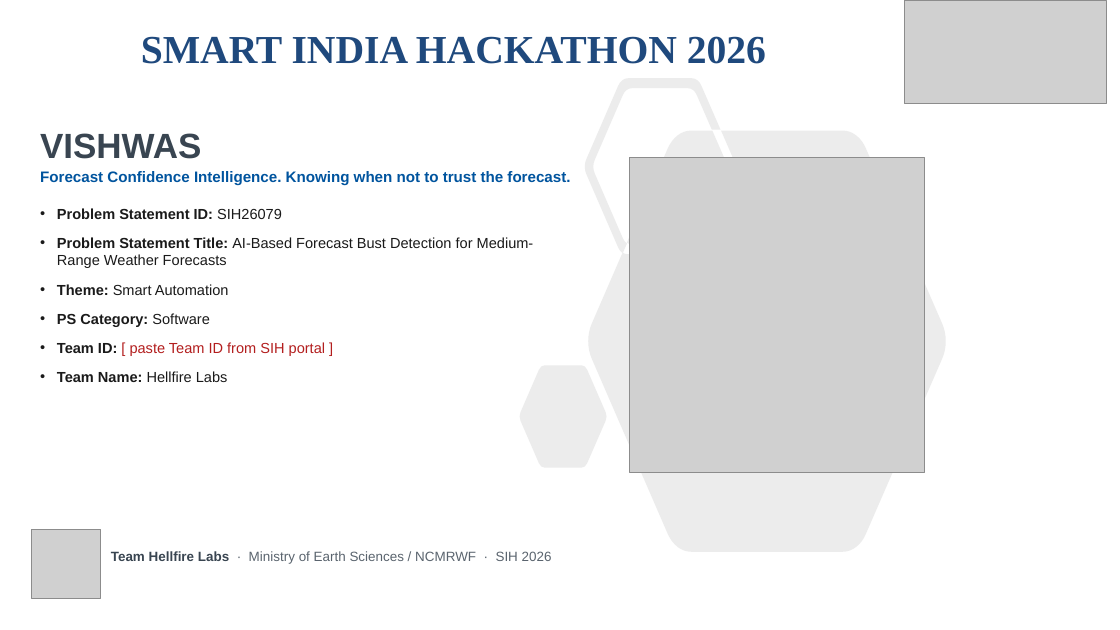
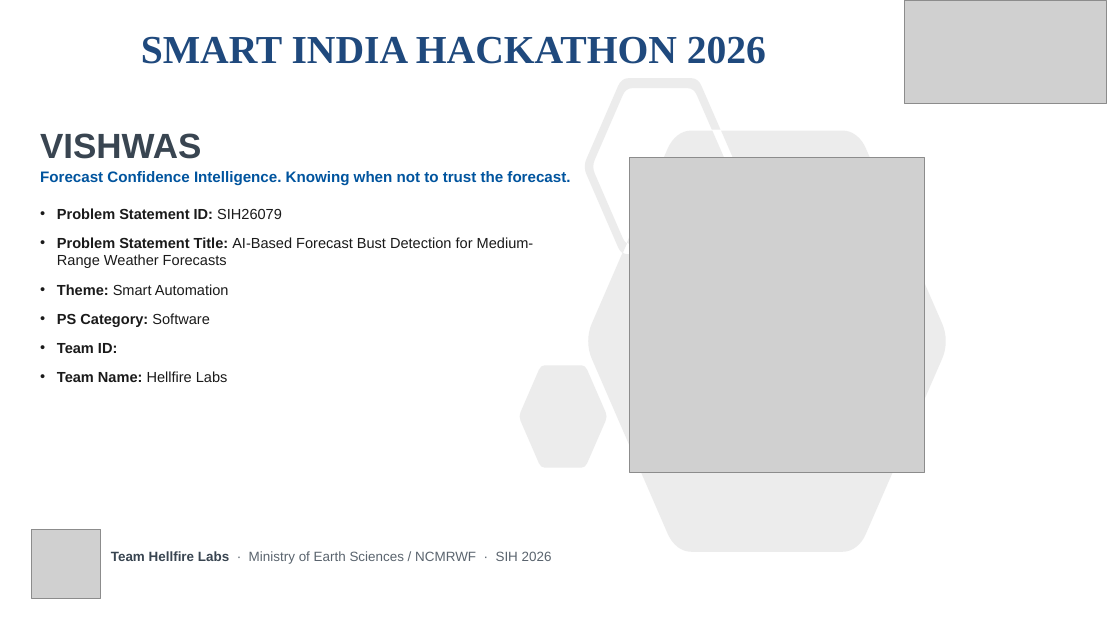
Before and after one commit to devanshxNishu/vishwas, a slide deck: slide 1 of deck/VISHWAS_SIH.pptx. Drawn at 1120x630 pixels with LibreOffice and Linux fonts; fonts in the diff are those of the drawing; grey boxes stand for pictures. Boxes give left, top, right and bottom in pixels: in the first picture for what was removed or moved away, otherwise in the second. Text is boxed around its words. In the diff, an @@ line names an element or a change of style, - is before the commit and + after.

```diff
--- a/deck/VISHWAS_SIH.pptx
+++ b/deck/VISHWAS_SIH.pptx
@@ text at box(57, 343, 117, 353): text changed; text colour #B31E1E to #1A1A1A; bold on @@
-• Team ID: [ paste Team ID from SIH portal ]
+• Team ID:
```
Also in this commit, not shown: 3 other slides changed, 1 other file.
